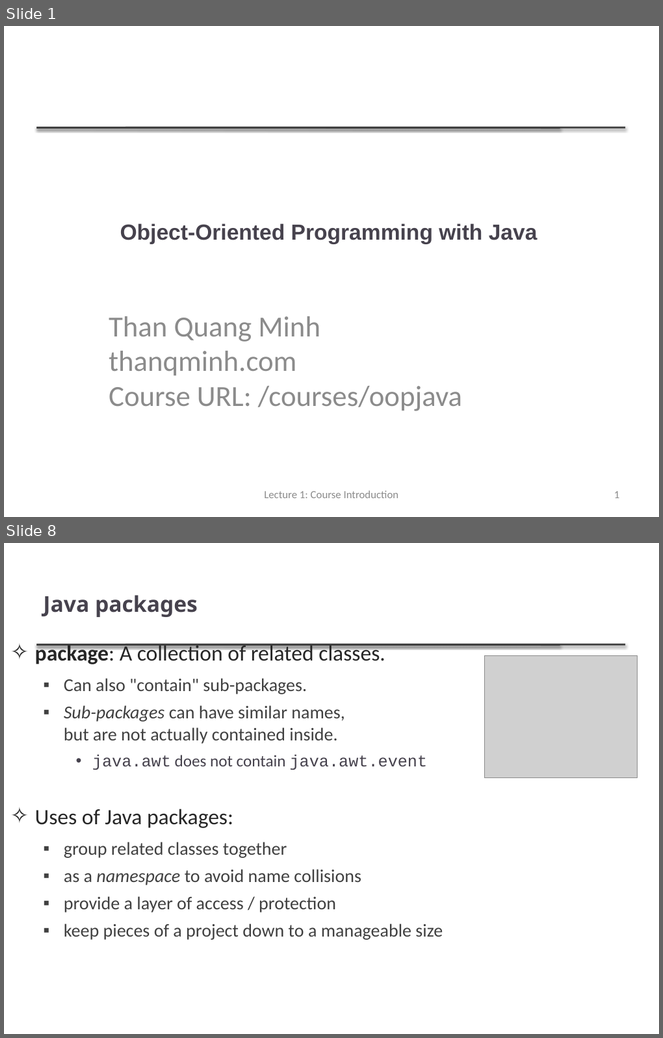
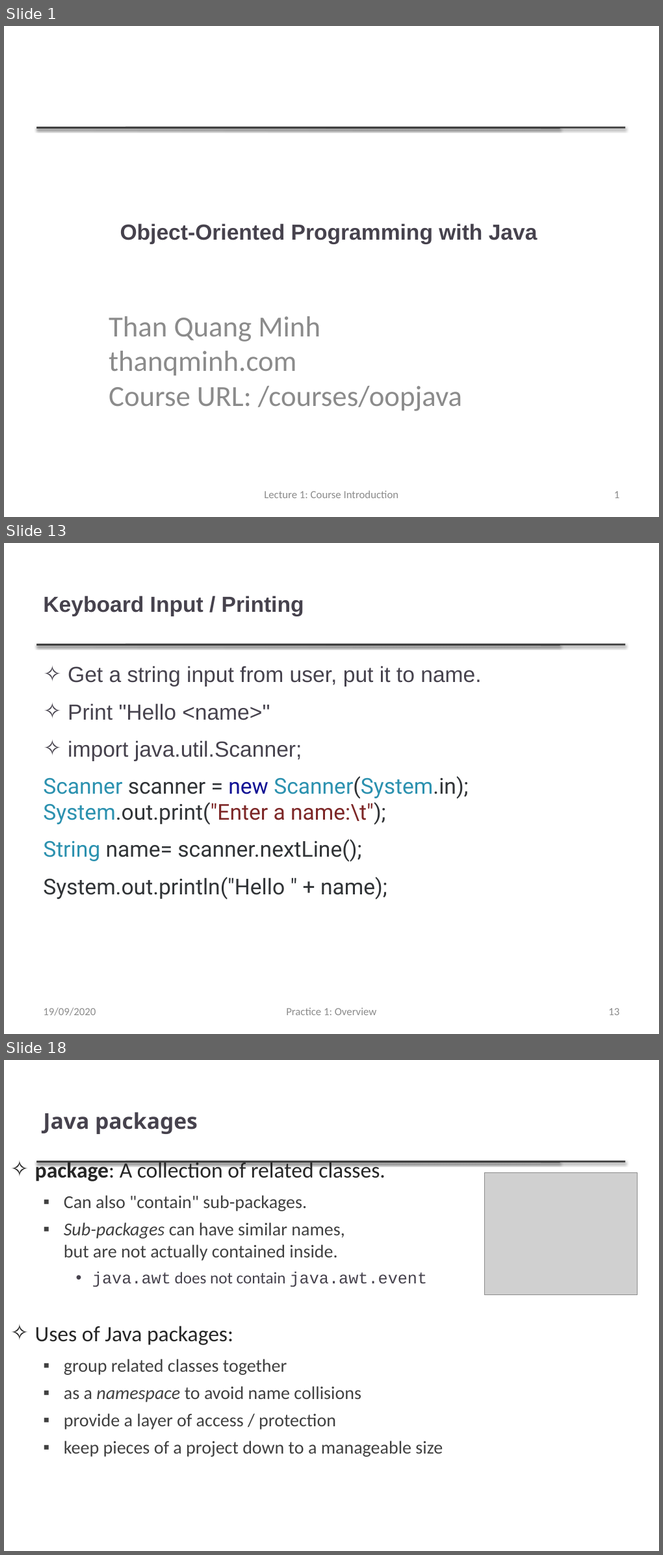
Before and after one commit to thanqminh/thanqminh.github.io, a slide deck: courses/oopjava/lecture1.pptx. Shown one above the other, each under a label of ours: slides 1 and 8 before the commit, slides 1, 13 and 18 after it; the slides between them are not shown. The pictures are 663x1038 and 663x1555 pixels, drawn with LibreOffice and Linux fonts; fonts in the diff are those of the drawing; grey boxes stand for pictures. Boxes give left, top, right and bottom in pixels: in the first picture for what was removed or moved away, otherwise in the second. Text is boxed around its words. In the diff, an @@ line names an element or a change of style, - is before the commit and + after.

```diff
--- a/courses/oopjava/lecture1.pptx
+++ b/courses/oopjava/lecture1.pptx
@@ slide 13 added at (4,543,659,1034), background #FFFFFF; not listed: 2 template elements that a slide beside it also shows @@
@@ title added at (43,596,304,616), 24 pt, text #46424D, bold @@
+Keyboard Input / Printing
@@ text added at (43,666,481,900), 24 pt, text #303336 @@
+✧ Get a string input from user, put it to name.
+✧ Print "Hello <name>"
+✧ import java.util.Scanner;
+Scanner scanner = new Scanner(System.in); System.out.print("Enter a name:\t");
+String name= scanner.nextLine();
+System.out.println("Hello " + name);
@@ text added at (43,1008,96,1016), 12 pt, text #8C8C8C @@
+19/09/2020
@@ text added at (286,1008,377,1016), 12 pt, text #8C8C8C @@
+Practice 1: Overview
@@ page number added at (608,1008,620,1016), 12 pt, text #8C8C8C @@
+13
@@ what was slide 8 is now slide 18 @@
```
Also in this commit, not shown: 6 slides changed, 10 other slides added, 9 slides removed, 20 other files.
